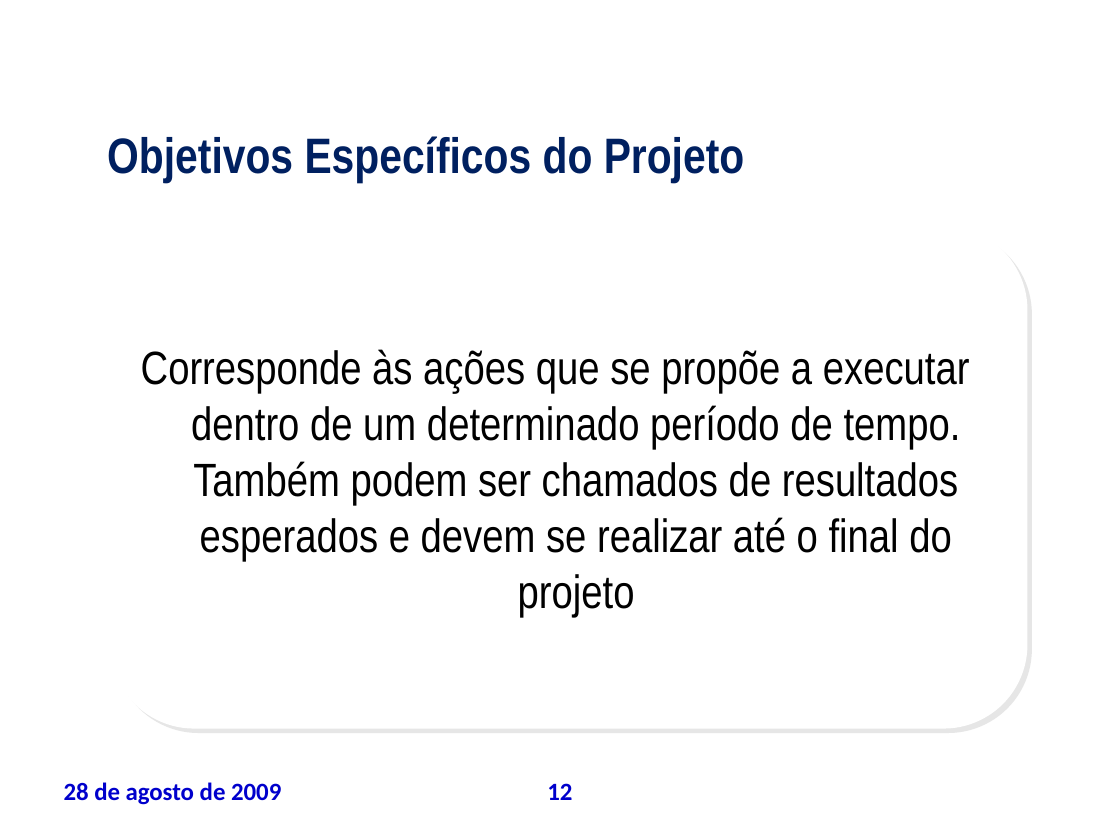
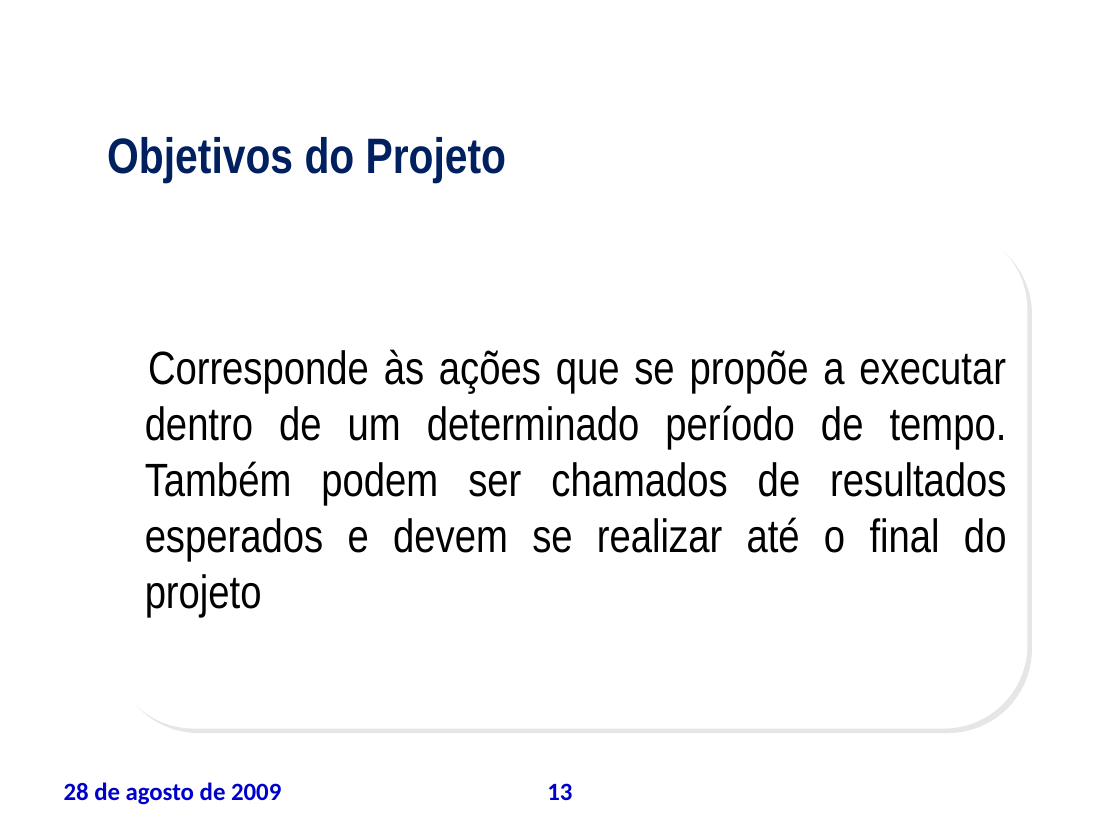
Before and after one commit to leoevaristo/psa20092, a slide deck: slide 13 of ARTEFATOS/TAP_apresentacao.ppt (slide 12 before the commit). Drawn at 1120x840 pixels with LibreOffice and Linux fonts; fonts in the diff are those of the drawing; background and template pictures are left out. Boxes give left, top, right and bottom in pixels: in the first picture for what was removed or moved away, otherwise in the second. Text is boxed around its words. In the diff, an @@ line names an element or a change of style, - is before the commit and + after.

```diff
--- a/ARTEFATOS/TAP_apresentacao.ppt
+++ b/ARTEFATOS/TAP_apresentacao.ppt
@@ text at (107, 137, 506, 183): text changed @@
-Objetivos Específicos do Projeto
+Objetivos do Projeto
@@ text "Corresponde às ações que se ..." at (145, 349, 1007, 617): alignment centre to justified @@
@@ page number at (547, 783, 572, 800): text changed @@
-12
+13
```
Also in this commit, not shown: 6 other slides changed, 2 slides added, 1 slide removed.
